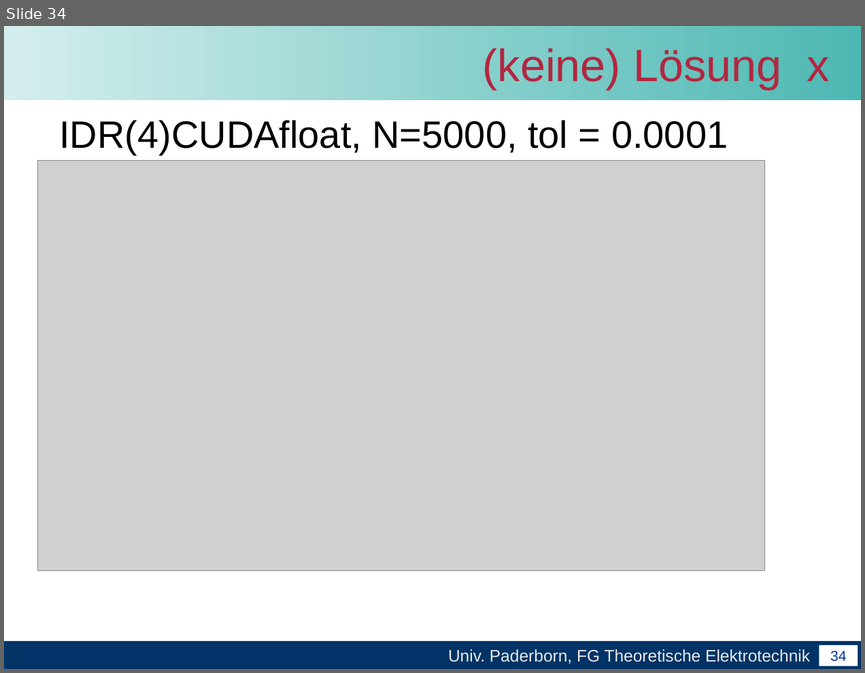
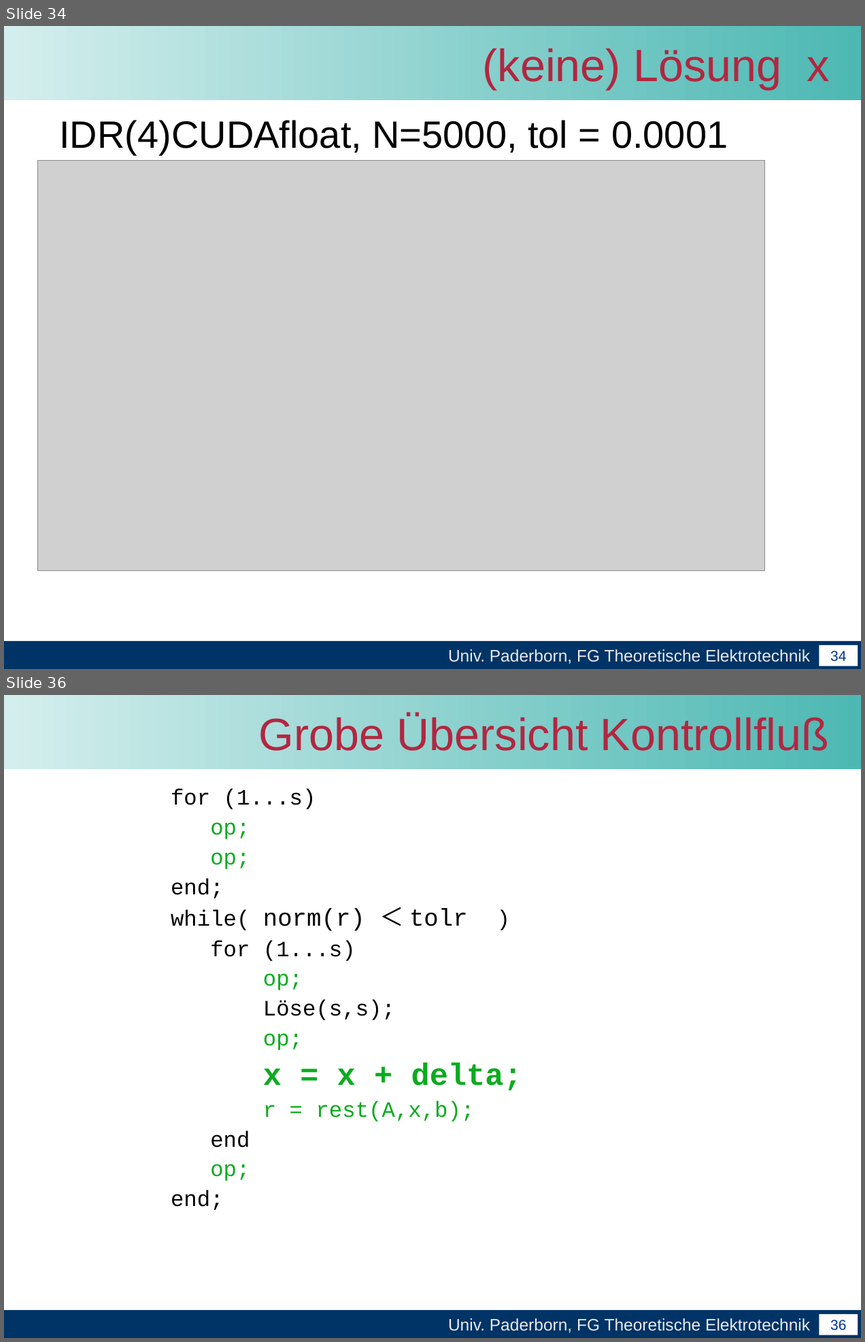
Before and after one commit to unconditional/projektarbeitcuda, a slide deck: Abschlussvortrag/Abschlussvortrag der Projektarbeit CUDA.ppt. Shown one above the other, each under a label of ours: slide 34 before the commit, slides 34 and 36 after it; the slides between them are not shown. The pictures are 865x673 and 865x1342 pixels, drawn with LibreOffice and Linux fonts; fonts in the diff are those of the drawing; grey boxes stand for pictures; background and template pictures are left out. Boxes give left, top, right and bottom in pixels: in the first picture for what was removed or moved away, otherwise in the second. Text is boxed around its words. In the diff, an @@ line names an element or a change of style, - is before the commit and + after.

```diff
--- a/Abschlussvortrag/Abschlussvortrag der Projektarbeit CUDA.ppt
+++ b/Abschlussvortrag/Abschlussvortrag der Projektarbeit CUDA.ppt
@@ slide 36 added at (x1=4, y1=695, x2=861, y2=1338), background #FFFFFF; not listed: 4 template elements that a slide beside it also shows @@
@@ title added at (x1=258, y1=715, x2=829, y2=751), 38 pt, text #B32640 @@
+Grobe Übersicht Kontrollfluß
@@ text added at (x1=171, y1=789, x2=522, y2=1210), 18.5 pt, text #000000 @@
+for (1...s)
+op;
+op;
+end;
+while( norm(r) ＜ tolr )
+for (1...s)
+op;
+Löse(s,s);
+op;
+x = x + delta;
+r = rest(A,x,b);
+end
+op;
+end;
```
Also in this commit, not shown: 7 slides changed, 5 other slides added, 2 slides removed.
